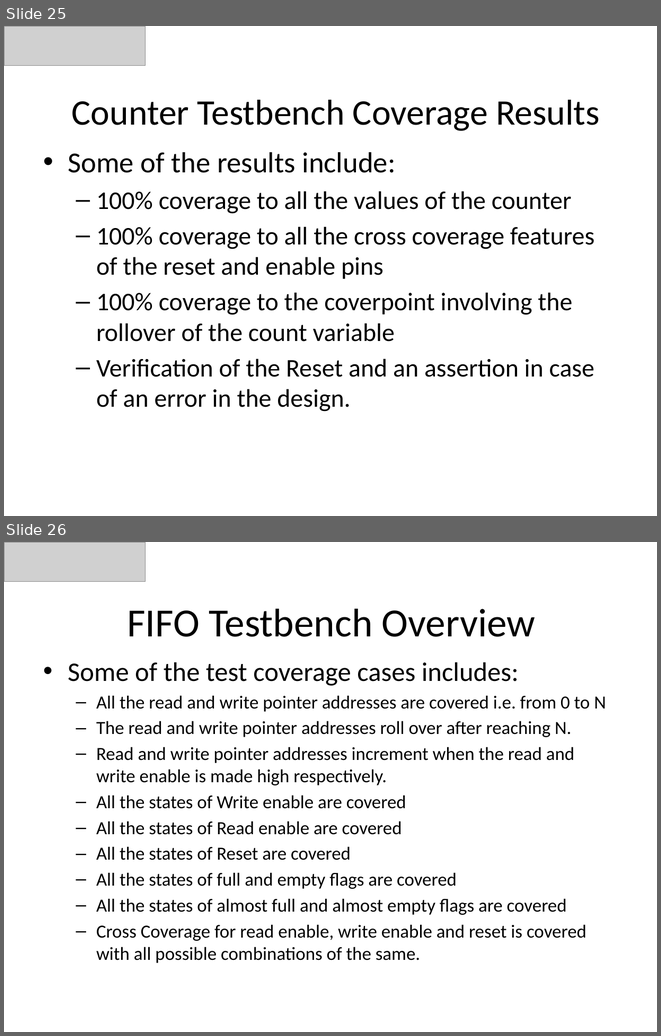
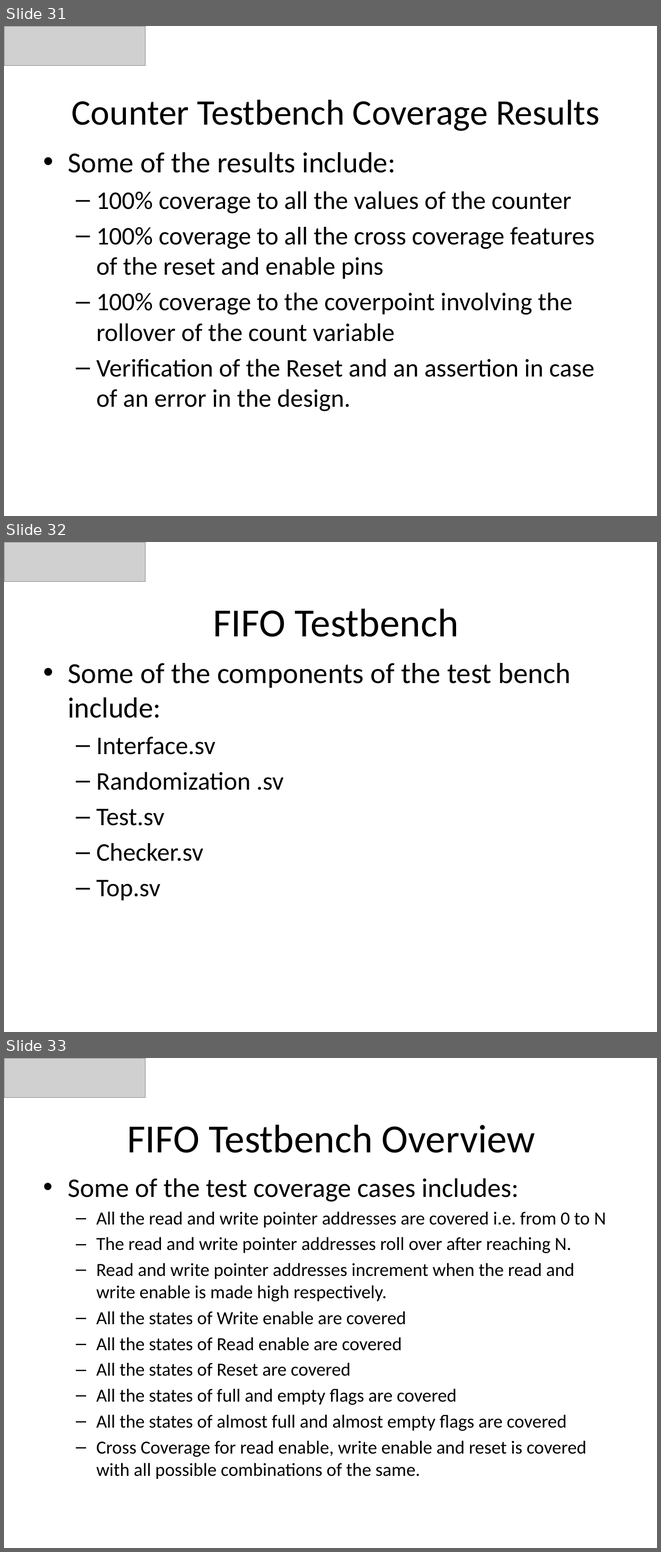
Before and after one commit to KishanVasu/Hello-world, a slide deck: SV [Autosaved].pptx. Shown one above the other, each under a label of ours: slides 25 and 26 before the commit, slides 31, 32 and 33 after it. The pictures are 661x1036 and 661x1552 pixels, drawn with LibreOffice and Linux fonts; fonts in the diff are those of the drawing; grey boxes stand for pictures. Boxes give left, top, right and bottom in pixels: in the first picture for what was removed or moved away, otherwise in the second. Text is boxed around its words. In the diff, an @@ line names an element or a change of style, - is before the commit and + after.

```diff
--- a/SV [Autosaved].pptx
+++ b/SV [Autosaved].pptx
@@ slide 32 added at (4,542,657,1032), background #FFFFFF @@
@@ picture added at (4,542,146,582) @@
@@ title added at (213,608,459,637), 44 pt, text #000000 @@
+FIFO Testbench
@@ text added at (68,663,571,900), 28 pt, text #000000 @@
+• Some of the components of the test bench include:
+  – Interface.sv
+  – Randomization .sv
+  – Test.sv
+  – Checker.sv
+  – Top.sv
@@ what was slide 25 is now slide 31 @@
@@ what was slide 26 is now slide 33 @@
```
Also in this commit, not shown: 19 slides changed, 9 other slides added, 1 slide removed.
